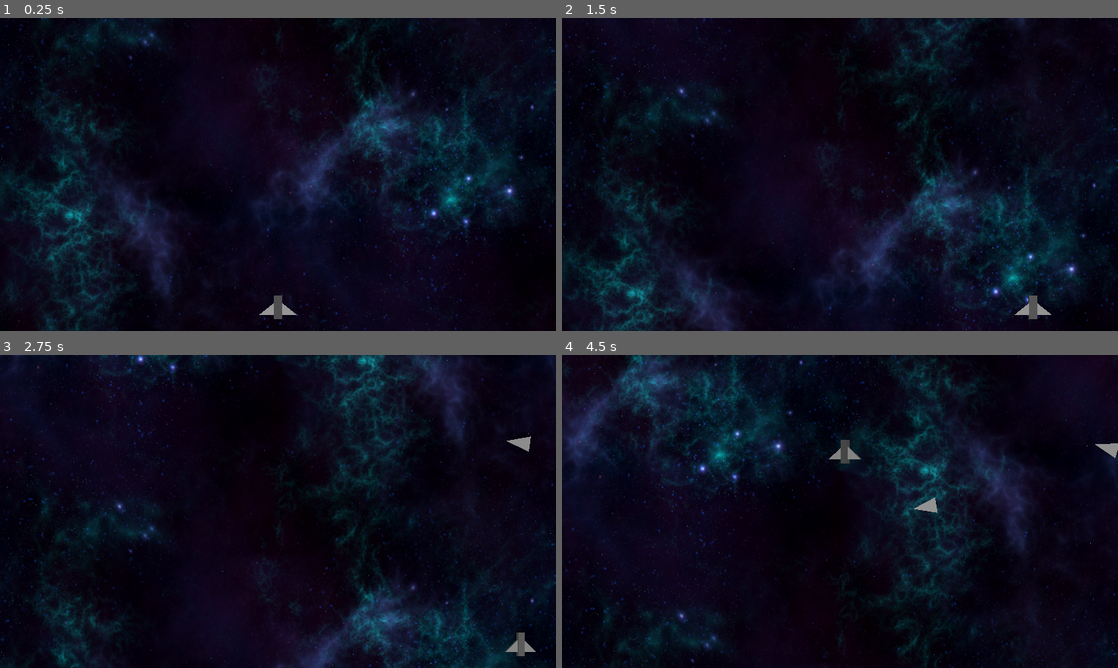
Above: before the commit, frames 1-4 (two rows, left to right).
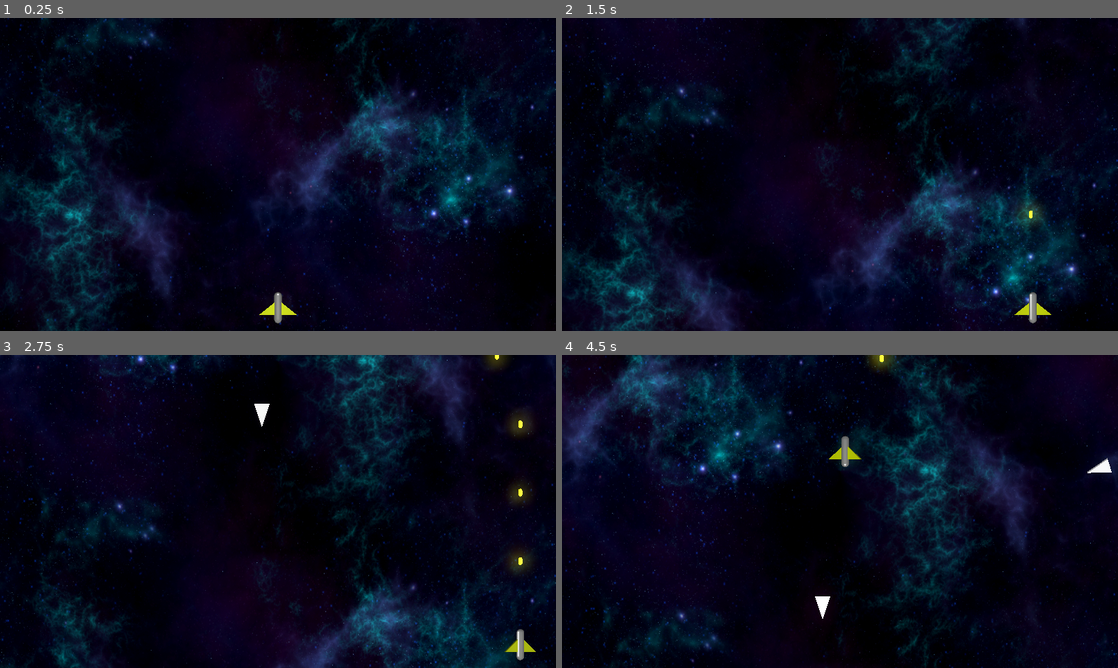
Above: after the commit, the same moments.

Repository: Yatchanek/Galaxxon
Game: Godot game, scene res://world.tscn
Same seed, same stepped clock (60 frames per second), same inputs: the game is played once before the commit and once after it. The project has no main scene, so this scene is started directly.
Inputs (mouse positions are in pixels of both pictures, inside the frame that each line leads up to):
- Up to frame 1 (0.25 s): no input
- Up to frame 2 (1.5 s): tap Enter (ui_accept) at 0.5, 1.35 s; move the mouse to (962, 158) at 0.52 s; hold Right (ui_right) 0.53-1.28 s; hold Enter (ui_accept) 0.53-1.28 s; move the mouse to (728, 190) at 1.27 s; hold Down (ui_down) from 1.28 s (still down)
- Up to frame 3 (2.75 s): tap Enter (ui_accept) at 1.52, 1.82 s; move the mouse to (333, 442) at 2.02 s; release Down (ui_down) at 2.03 s; hold Right (ui_right) from 2.03 s (still down); hold Enter (ui_accept) from 2.03 s (still down)
- Up to frame 4 (4.5 s): move the mouse to (812, 574) at 2.77 s; release Right (ui_right) at 2.78 s; release Enter (ui_accept) at 2.78 s; hold Up (ui_up) 2.78-3.53 s; tap Enter (ui_accept) at 2.85, 3.02, 3.32, 4.35 s; move the mouse to (1006, 558) at 3.52 s; hold Enter (ui_accept) 3.53-4.28 s; hold Left (ui_left) from 3.53 s (still down); move the mouse to (673, 464) at 4.27 s

The runs differ from the first frame. In frame 1, 0.2% of the frame differs, in the area x 46-54%, y 87-98%; in frame 2, 0.4%; in frame 3, 0.9%, in the area x 45-97%, y 0-98%; in frame 4, 0.8%.

Commit message:
enemies and shooting

Diff:
--- /dev/null
+++ b/bullet.gd
@@ -0,0 +1,37 @@
+extends Node3D
+class_name Bullet
+
+@onready var hurtbox : HurtBox = $Hurtbox
+
+var velocity : Vector3
+var speed : float = 75
+
+
+
+func _ready() -> void:
+    set_physics_process(false)
+
+
+func _physics_process(delta: float) -> void:
+    position += velocity * delta
+
+    if position.x < -40 or position.x > 40 or position.z > 2 or position.z < -40:
+        return_to_pool()
+
+
+func adjust_collision(is_player_bullet : bool):
+    if is_player_bullet:
+        hurtbox.collision_layer = 16
+    else:
+        hurtbox.collision_layer = 32
+
+func return_to_pool():
+    BulletPool.return_to_pool(self)
+
+func start():
+    velocity = -global_basis.z * speed
+    set_physics_process(true)
+
+func stop():
+    velocity = Vector3.ZERO
+    set_physics_process(false)
--- /dev/null
+++ b/bullet.tscn
@@ -0,0 +1,32 @@
+[gd_scene load_steps=6 format=3 uid="uid://dsvrbcqig88fv"]
+
+[ext_resource type="Script" uid="uid://dfnbjyyrj7tta" path="res://bullet.gd" id="1_v7oki"]
+[ext_resource type="Script" uid="uid://dvaeel6ym74wp" path="res://hurtbox.gd" id="2_v8qja"]
+
+[sub_resource type="StandardMaterial3D" id="StandardMaterial3D_v7oki"]
+albedo_color = Color(5, 5, 0, 1)
+
+[sub_resource type="CapsuleMesh" id="CapsuleMesh_rtl8c"]
+material = SubResource("StandardMaterial3D_v7oki")
+radius = 0.25
+height = 1.0
+
+[sub_resource type="BoxShape3D" id="BoxShape3D_t4vbm"]
+size = Vector3(0.5, 0.5, 1)
+
+[node name="Bullet" type="Node3D"]
+script = ExtResource("1_v7oki")
+
+[node name="Body" type="MeshInstance3D" parent="."]
+transform = Transform3D(1, 0, 0, 0, -4.37114e-08, 1, 0, -1, -4.37114e-08, 0, 0, 0)
+mesh = SubResource("CapsuleMesh_rtl8c")
+
+[node name="Hurtbox" type="Area3D" parent="." node_paths=PackedStringArray("actor")]
+collision_layer = 16
+collision_mask = 0
+monitoring = false
+script = ExtResource("2_v8qja")
+actor = NodePath("..")
+
+[node name="CollisionShape3D" type="CollisionShape3D" parent="Hurtbox"]
+shape = SubResource("BoxShape3D_t4vbm")
--- /dev/null
+++ b/bullet_pool.gd
@@ -0,0 +1,30 @@
+extends Node3D
+
+@export var bullet_scene : PackedScene
+
+var pool : Array[Bullet] = []
+
+@export var bullet_count : int = 20
+
+
+func _ready() -> void:
+	for i in bullet_count:
+		var bullet : Bullet = bullet_scene.instantiate()
+		return_to_pool(bullet)
+		add_child.call_deferred(bullet)
+
+
+func release_from_pool(spawning_spot : Marker3D, for_player : bool = false):
+	if pool.is_empty():
+		return
+	var bullet : Bullet = pool.pop_back()
+	bullet.global_transform = spawning_spot.global_transform
+	bullet.visible = true
+	bullet.adjust_collision(for_player)
+	bullet.start()
+
+func return_to_pool(bullet : Bullet):
+	bullet.stop()
+	bullet.visible = false
+	bullet.position = Vector3(0, 10, 0)
+	pool.append(bullet)
--- /dev/null
+++ b/bullet_pool.tscn
@@ -0,0 +1,8 @@
+[gd_scene load_steps=3 format=3 uid="uid://dbr51jrhxaeim"]
+
+[ext_resource type="Script" uid="uid://c1atyjastrnud" path="res://bullet_pool.gd" id="1_k06l4"]
+[ext_resource type="PackedScene" uid="uid://dsvrbcqig88fv" path="res://bullet.tscn" id="2_mmuav"]
+
+[node name="BulletPool" type="Node3D"]
+script = ExtResource("1_k06l4")
+bullet_scene = ExtResource("2_mmuav")
--- /dev/null
+++ b/enemy.gd
@@ -0,0 +1,51 @@
+extends Node3D
+class_name SineEnemy
+
+@onready var body_pivot : Node3D = $BodyPivot
+
+@export var turning : bool = true
+@export var yawing : bool = true
+
+var velocity : Vector3
+var angle : float = 0.0
+var angle_2 : float = 0.0
+var speed : float = 15.0
+
+var rotation_quat : Quaternion
+
+func _ready() -> void:
+	velocity = -basis.z * speed
+	rotation_quat = body_pivot.transform.basis.get_rotation_quaternion()
+
+	if global_basis.z.dot(Vector3.FORWARD) > 0.5:
+		turning = false
+		yawing = false
+
+func _process(delta: float) -> void:
+	angle += delta * 4.0
+
+
+func _physics_process(delta: float) -> void:
+	velocity = -global_basis.z.rotated(Vector3.UP, PI / 6 * sin(angle)) * speed
+	position += velocity * delta
+
+	if turning:
+		rotation_quat = Quaternion(Vector3.UP, PI / 6 * sin(angle))
+
+	if yawing:
+		if velocity.z > 0:
+			if turning:
+				rotation_quat *= Quaternion(Vector3.BACK, PI / 6 + PI / 8 * abs(velocity.z) / speed)
+			else:
+				rotation_quat = Quaternion(Vector3.BACK, PI / 6 + PI / 8 * abs(velocity.z) / speed)
+		else:
+			if turning:
+				rotation_quat *= Quaternion(Vector3.BACK, -PI / 6 - PI / 8 * abs(velocity.z) / speed)
+			else:
+				rotation_quat = Quaternion(Vector3.BACK, -PI / 6 - PI / 8 * abs(velocity.z) / speed)
+
+	body_pivot.rotation = body_pivot.transform.basis.get_rotation_quaternion().slerp(rotation_quat, 0.05).get_euler()
+
+
+	if (velocity.x > 0 and position.x > 40) or (velocity.x < 0 and position.x < -40) or (velocity.y > 0 and position.y < 2):
+		queue_free()
--- /dev/null
+++ b/enemy.tscn
@@ -0,0 +1,30 @@
+[gd_scene load_steps=5 format=3 uid="uid://dppaho64ksomi"]
+
+[ext_resource type="Script" uid="uid://c5186jr5uk3wk" path="res://enemy.gd" id="1_7k104"]
+[ext_resource type="PackedScene" uid="uid://bu881agq7bkoc" path="res://hitbox.tscn" id="2_4gyqm"]
+
+[sub_resource type="PrismMesh" id="PrismMesh_7k104"]
+size = Vector3(2, 3, 0.3)
+
+[sub_resource type="BoxShape3D" id="BoxShape3D_qi2p4"]
+resource_local_to_scene = true
+size = Vector3(2, 0.3, 3)
+
+[node name="Enemy" type="Node3D"]
+script = ExtResource("1_7k104")
+
+[node name="BodyPivot" type="Node3D" parent="."]
+
+[node name="Body" type="MeshInstance3D" parent="BodyPivot"]
+transform = Transform3D(1, 0, 0, 0, -4.37114e-08, 1, 0, -1, -4.37114e-08, 0, 0, -0.5)
+mesh = SubResource("PrismMesh_7k104")
+skeleton = NodePath("../..")
+
+[node name="Hitbox" parent="BodyPivot" node_paths=PackedStringArray("actor") instance=ExtResource("2_4gyqm")]
+transform = Transform3D(1, 0, 0, 0, 1, 0, 0, 0, 1, 0, 0, -0.5)
+actor = NodePath("../..")
+
+[node name="CollisionShape3D" parent="BodyPivot/Hitbox" index="0"]
+shape = SubResource("BoxShape3D_qi2p4")
+
+[editable path="BodyPivot/Hitbox"]
--- /dev/null
+++ b/hitbox.gd
@@ -0,0 +1,8 @@
+extends Area3D
+
+@export var actor : Node3D
+
+func _on_area_entered(area:Area3D) -> void:
+	if area is HurtBox:
+		actor.queue_free()
+		area.destroy()
--- /dev/null
+++ b/hitbox.tscn
@@ -0,0 +1,17 @@
+[gd_scene load_steps=3 format=3 uid="uid://bu881agq7bkoc"]
+
+[ext_resource type="Script" uid="uid://dufaoa4a0ltqi" path="res://hitbox.gd" id="1_orx6n"]
+
+[sub_resource type="BoxShape3D" id="BoxShape3D_xrojb"]
+resource_local_to_scene = true
+
+[node name="Hitbox" type="Area3D"]
+collision_layer = 0
+collision_mask = 16
+monitorable = false
+script = ExtResource("1_orx6n")
+
+[node name="CollisionShape3D" type="CollisionShape3D" parent="."]
+shape = SubResource("BoxShape3D_xrojb")
+
+[connection signal="area_entered" from="." to="." method="_on_area_entered"]
--- /dev/null
+++ b/hurtbox.gd
@@ -0,0 +1,14 @@
+extends Area3D
+class_name HurtBox
+
+@export var damage : int = 1
+
+@export var actor : Node3D
+
+func _ready() -> void:
+    if !actor:
+        actor = get_parent()
+
+func destroy():
+    if actor is Bullet:
+        actor.return_to_pool()
--- /dev/null
+++ b/hurtbox.tscn
@@ -0,0 +1,12 @@
+[gd_scene load_steps=3 format=3 uid="uid://cp5rswyvstmo4"]
+
+[ext_resource type="Script" uid="uid://dvaeel6ym74wp" path="res://hurtbox.gd" id="1_id7pq"]
+
+[sub_resource type="BoxShape3D" id="BoxShape3D_7j2yd"]
+size = Vector3(1, 1, 2.53064)
+
+[node name="Hurtbox" type="Area3D"]
+script = ExtResource("1_id7pq")
+
+[node name="CollisionShape3D" type="CollisionShape3D" parent="."]
+shape = SubResource("BoxShape3D_7j2yd")
--- a/path_enemy_spawner.gd
+++ b/path_enemy_spawner.gd
@@ -2,6 +2,7 @@
 class_name PathEnemySpawner
 
 @export var path_enemy_scene : PackedScene
+@export var sine_enemy_scene : PackedScene
 @export var enemy_count : int = 10
 @export var time_to_cross : float = 7.0
 
@@ -17,10 +18,23 @@
 		timer.start()
 
 func spawn_enemy():
-	var enemy : PathEnemy = path_enemy_scene.instantiate()
-	enemy.speed = curve_length / time_to_cross
-	enemy.max_distance = curve_length
-	path.add_child.call_deferred(enemy)
+	var enemy : SineEnemy = sine_enemy_scene.instantiate()
+	if randf() < 0.5:
+		enemy.position = Vector3(randf_range(-35, 35), 0, -40)
+		enemy.rotate_y(PI)
+	else:
+		enemy.position = Vector3(-40 * pow(-1, randi() % 2), 0, -25)
+		enemy.rotate_y(PI / 2 * sign(enemy.position.x))
+	# if enemy.position.x > 0:
+	# 	enemy.rotate(Vector3.UP, PI / 2)
+	# else:
+	# 	enemy.rotate(Vector3.UP, -PI / 2)
+
+	get_parent().add_child.call_deferred(enemy)
+	# var enemy : PathEnemy = path_enemy_scene.instantiate()
+	# enemy.speed = curve_length / time_to_cross
+	# enemy.max_distance = curve_length
+	# path.add_child.call_deferred(enemy)
 	enemy_count -= 1
 	if enemy_count > 0:
 		timer.start()
--- a/path_enemy_spawner.tscn
+++ b/path_enemy_spawner.tscn
@@ -6,14 +6,15 @@
 
 [sub_resource type="Curve3D" id="Curve3D_4f4uk"]
 _data = {
-"points": PackedVector3Array(0, 0, 0, 0, 0, 0, 40, 0, 0, 6.46687, 0, -7.52594, -6.46687, 0, 7.52594, 20, 0, 0, 6.46687, 0, 7.52594, -6.46687, 0, -7.52594, 0, 0, 0, 6.46687, 0, -7.52594, -6.46687, 0, 7.52594, -20, 0, 0, 0, 0, 0, 0, 0, 0, -40, 0, 0),
-"tilts": PackedFloat32Array(0, 0, 0, 0, 0)
+"points": PackedVector3Array(0, 0, 0, 0, 0, 0, 40, 0, 0, 6.70042, 0, -7.91219, -6.70042, 0, 7.91219, 20, 0, 0, 6.70042, 0, 7.91219, -6.70042, 0, -7.91219, 0, 0, 0, 6.70042, 0, -7.91219, -6.70042, 0, 7.91219, -20, 0, 0, 0, 0, 0, 0, 0, 0, -40, 0, 0),
+"tilts": PackedFloat32Array(0, 0.392699, -0.392699, 0.392699, 0)
 }
 point_count = 5
 
 [node name="PathEnemySpawner" type="Node3D"]
 script = ExtResource("1_tblie")
 path_enemy_scene = ExtResource("2_4f4uk")
+enemy_count = 1000
 
 [node name="EnemyPath" parent="." instance=ExtResource("1_yuvxl")]
 curve = SubResource("Curve3D_4f4uk")
--- a/player.gd
+++ b/player.gd
@@ -20,10 +20,14 @@
 @export var controller_type : ControllerType = ControllerType.KEYBOARD
 
 
-@onready var body : MeshInstance3D = $Body
+@onready var body_pivot : Node3D = $BodyPivot
+@onready var body : MeshInstance3D = $BodyPivot/Body
+@onready var shoot_timer : Timer = $ShootTimer
+
+
 var velocity : Vector3 = Vector3.ZERO
 
-
+var can_shoot : bool = true
 
 func _physics_process(delta: float) -> void:
 	if controller_type == ControllerType.MOUSE:
@@ -42,19 +46,19 @@
 
 		if abs(velocity.x) > 0.1:
 			var target_transform : Transform3D = Transform3D.IDENTITY.rotated(Vector3.FORWARD, PI / 5 * sign(velocity.x))
-			body.transform = body.transform.interpolate_with(target_transform, 0.1)
+			body_pivot.transform = body_pivot.transform.interpolate_with(target_transform, 0.1)
 		else:
-			body.transform = body.transform.interpolate_with(Transform3D.IDENTITY, 0.1)
+			body_pivot.transform = body_pivot.transform.interpolate_with(Transform3D.IDENTITY, 0.1)
 
 	else:
 		var direction : Vector2 = Input.get_vector("ui_left", "ui_right", "ui_up", "ui_down")
 		if direction.x != 0:
 			velocity.x = move_toward(velocity.x, direction.x * HORIZONTAL_SPEED, ACCELERATION * delta)
 			var target_transform : Transform3D = Transform3D.IDENTITY.rotated(Vector3.FORWARD, PI / 5 * direction.x)
-			body.transform = body.transform.interpolate_with(target_transform, 0.1)
+			body_pivot.transform = body_pivot.transform.interpolate_with(target_transform, 0.1)
 		else:
 			velocity.x = move_toward(velocity.x, direction.x * HORIZONTAL_SPEED, ACCELERATION * 3.0 * delta)
-			body.transform = body.transform.interpolate_with(Transform3D.IDENTITY, 0.1)
+			body_pivot.transform = body_pivot.transform.interpolate_with(Transform3D.IDENTITY, 0.1)
 
 		if direction.y != 0:
 			if steering_mode == SteeringMode.GALAGA:
@@ -72,3 +76,13 @@
 	position.x = clamp(position.x, -31, 31)
 	position.z = clamp(position.z, -33, 0)
 	position.y = clamp(position.y, -3.5, 15)
+
+	if Input.is_action_pressed("ui_accept") and can_shoot:
+		can_shoot = false
+		BulletPool.release_from_pool($Marker3D, true)
+		shoot_timer.start()
+
+
+
+func _on_shoot_timer_timeout() -> void:
+	can_shoot = true
--- a/player.tscn
+++ b/player.tscn
@@ -1,23 +1,45 @@
-[gd_scene load_steps=5 format=3 uid="uid://42m5coqfeveg"]
+[gd_scene load_steps=6 format=3 uid="uid://42m5coqfeveg"]
 
 [ext_resource type="Script" uid="uid://80aaxx0ho1tj" path="res://player.gd" id="1_4flbx"]
 
-[sub_resource type="StandardMaterial3D" id="StandardMaterial3D_gv5m4"]
-albedo_color = Color(0.281187, 0.281187, 0.281187, 1)
+[sub_resource type="StandardMaterial3D" id="StandardMaterial3D_4flbx"]
+albedo_color = Color(0.381703, 0.381703, 0.381703, 1)
+metallic = 0.5
+roughness = 0.4
 
-[sub_resource type="BoxMesh" id="BoxMesh_f3sb7"]
-material = SubResource("StandardMaterial3D_gv5m4")
-size = Vector3(1, 0.5, 3)
+[sub_resource type="CapsuleMesh" id="CapsuleMesh_onrkg"]
+material = SubResource("StandardMaterial3D_4flbx")
+height = 4.0
+
+[sub_resource type="StandardMaterial3D" id="StandardMaterial3D_onrkg"]
+albedo_color = Color(0.600552, 0.650064, 0.0330196, 1)
+metallic = 0.5
+roughness = 0.3
 
 [sub_resource type="PrismMesh" id="PrismMesh_fj7yv"]
+material = SubResource("StandardMaterial3D_onrkg")
 size = Vector3(5, 2, 0.25)
 
 [node name="Player" type="Node3D"]
 script = ExtResource("1_4flbx")
 
-[node name="Body" type="MeshInstance3D" parent="."]
-mesh = SubResource("BoxMesh_f3sb7")
+[node name="BodyPivot" type="Node3D" parent="."]
 
-[node name="MeshInstance3D" type="MeshInstance3D" parent="Body"]
+[node name="Body" type="MeshInstance3D" parent="BodyPivot"]
+transform = Transform3D(1, 0, 0, 0, -4.37114e-08, 1, 0, -1, -4.37114e-08, 0, 0, 0)
+mesh = SubResource("CapsuleMesh_onrkg")
+skeleton = NodePath("../..")
+
+[node name="MeshInstance3D" type="MeshInstance3D" parent="BodyPivot"]
 transform = Transform3D(1, 0, 0, 0, -4.37114e-08, 1, 0, -1, -4.37114e-08, 0, 0, 0)
 mesh = SubResource("PrismMesh_fj7yv")
+skeleton = NodePath("../Body")
+
+[node name="Marker3D" type="Marker3D" parent="."]
+transform = Transform3D(1, 0, 0, 0, 1, 0, 0, 0, 1, 0, 0, -3.15412)
+
+[node name="ShootTimer" type="Timer" parent="."]
+wait_time = 0.1
+one_shot = true
+
+[connection signal="timeout" from="ShootTimer" to="." method="_on_shoot_timer_timeout"]
--- a/project.godot
+++ b/project.godot
@@ -14,6 +14,10 @@
 config/features=PackedStringArray("4.4", "GL Compatibility")
 config/icon="res://icon.svg"
 
+[autoload]
+
+BulletPool="*res://bullet_pool.tscn"
+
 [display]
 
 window/size/viewport_width=1280
--- a/world.tscn
+++ b/world.tscn
@@ -1,10 +1,11 @@
-[gd_scene load_steps=8 format=3 uid="uid://g7u1uank1std"]
+[gd_scene load_steps=10 format=3 uid="uid://g7u1uank1std"]
 
 [ext_resource type="Script" uid="uid://cn012ndn2bvy8" path="res://world.gd" id="1_aqk2v"]
 [ext_resource type="PackedScene" uid="uid://42m5coqfeveg" path="res://player.tscn" id="1_f3sb7"]
 [ext_resource type="Shader" uid="uid://ds4psquedce46" path="res://bkg.gdshader" id="2_tlwt5"]
 [ext_resource type="Texture2D" uid="uid://d4htv2b22v1hw" path="res://bkg.png" id="3_aqk2v"]
 [ext_resource type="PackedScene" uid="uid://bvhtewhaposf5" path="res://path_enemy_spawner.tscn" id="5_036b0"]
+[ext_resource type="PackedScene" uid="uid://dppaho64ksomi" path="res://enemy.tscn" id="6_dwbse"]
 
 [sub_resource type="ShaderMaterial" id="ShaderMaterial_036b0"]
 render_priority = 0
@@ -15,6 +16,10 @@
 [sub_resource type="PlaneMesh" id="PlaneMesh_f3sb7"]
 material = SubResource("ShaderMaterial_036b0")
 size = Vector2(75, 50)
+
+[sub_resource type="Environment" id="Environment_dwbse"]
+glow_enabled = true
+glow_bloom = 0.2
 
 [node name="World" type="Node3D"]
 script = ExtResource("1_aqk2v")
@@ -32,6 +37,7 @@
 
 [node name="DirectionalLight3D" type="DirectionalLight3D" parent="."]
 transform = Transform3D(1, 0, 0, 0, 0.258819, 0.965926, 0, -0.965926, 0.258819, 0, 0, 0)
+light_energy = 3.0
 
 [node name="Player" parent="." node_paths=PackedStringArray("world") instance=ExtResource("1_f3sb7")]
 world = NodePath("..")
@@ -41,4 +47,7 @@
 mesh = SubResource("PlaneMesh_f3sb7")
 
 [node name="PathEnemySpawner" parent="." instance=ExtResource("5_036b0")]
-transform = Transform3D(1, 0, 0, 0, 1, 0, 0, 0, 1, 0, 0, -22.7984)
+sine_enemy_scene = ExtResource("6_dwbse")
+
+[node name="WorldEnvironment" type="WorldEnvironment" parent="."]
+environment = SubResource("Environment_dwbse")
Not shown, added: bullet.gd.uid
Not shown, added: bullet_pool.gd.uid
Not shown, added: enemy.gd.uid
Not shown, added: hitbox.gd.uid
Not shown, added: hurtbox.gd.uid
